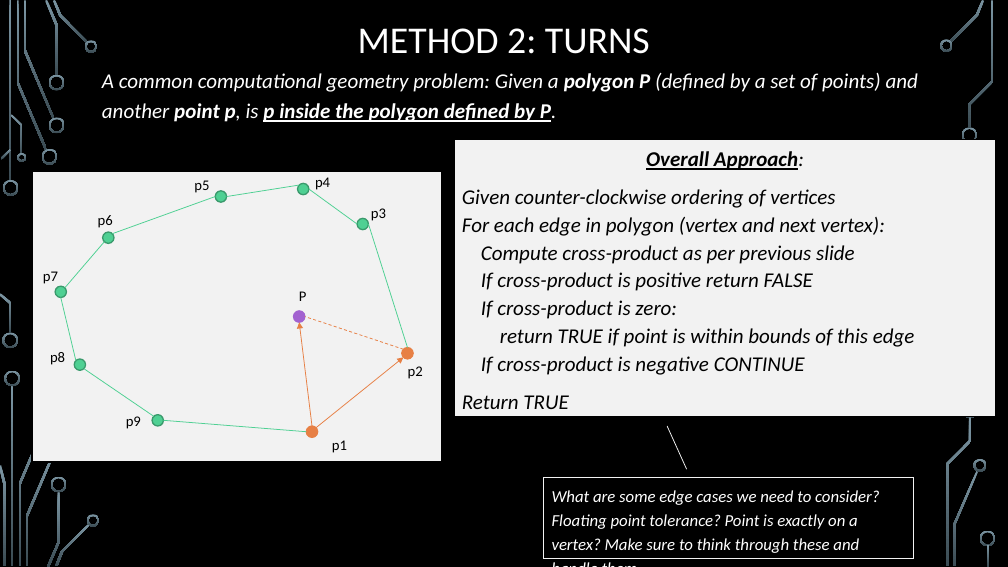
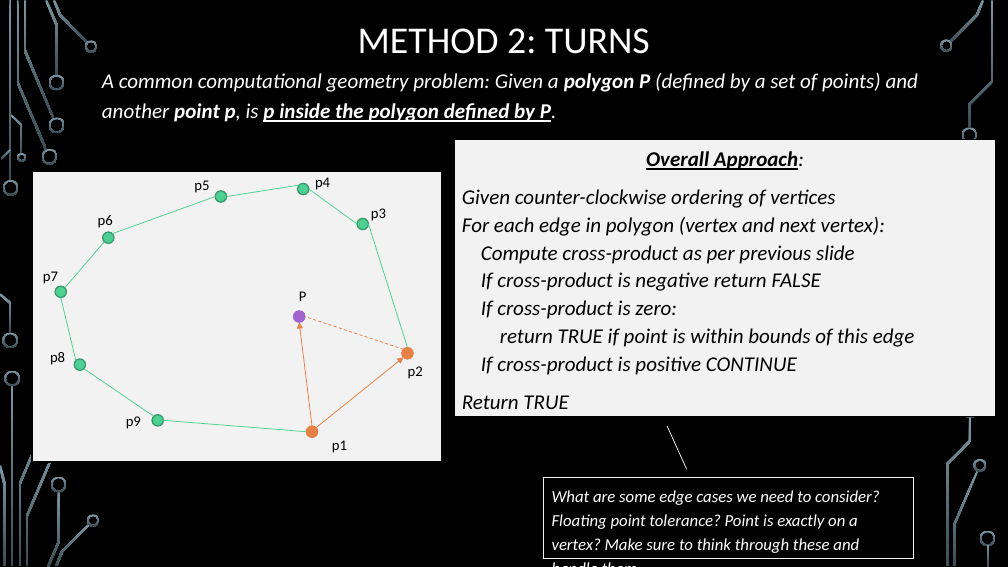
Before and after one commit to janiceeguo/advAlgo, a slide deck: slide 30 of slides/ComputationalGeom-part1-Intersections.pptx. Drawn at 1008x567 pixels with LibreOffice and Linux fonts; fonts in the diff are those of the drawing; background and template pictures are left out. Boxes give left, top, right and bottom in pixels: in the first picture for what was removed or moved away, otherwise in the second. Text is boxed around its words. In the diff, an @@ line names an element or a change of style, - is before the commit and + after.

Commit message:
lecture stuff

```diff
--- a/slides/ComputationalGeom-part1-Intersections.pptx
+++ b/slides/ComputationalGeom-part1-Intersections.pptx
@@ text in rectangle at [462,189,915,375]: text changed @@
-Given counter-clockwise ordering of vertices
-For each edge in polygon (vertex and next vertex):
-Compute cross-product as per previous slide
-If cross-product is positive return FALSE
-If cross-product is zero:
-return TRUE if point is within bounds of this edge
-If cross-product is negative CONTINUE
+Given counter-clockwise ordering of vertices
+For each edge in polygon (vertex and next vertex):
+Compute cross-product as per previous slide
+If cross-product is negative return FALSE
+If cross-product is zero:
+return TRUE if point is within bounds of this edge
+If cross-product is positive CONTINUE
```
Also in this commit, not shown: 7 other slides changed, 1 slide added, 1 slide removed, 3 other files.
